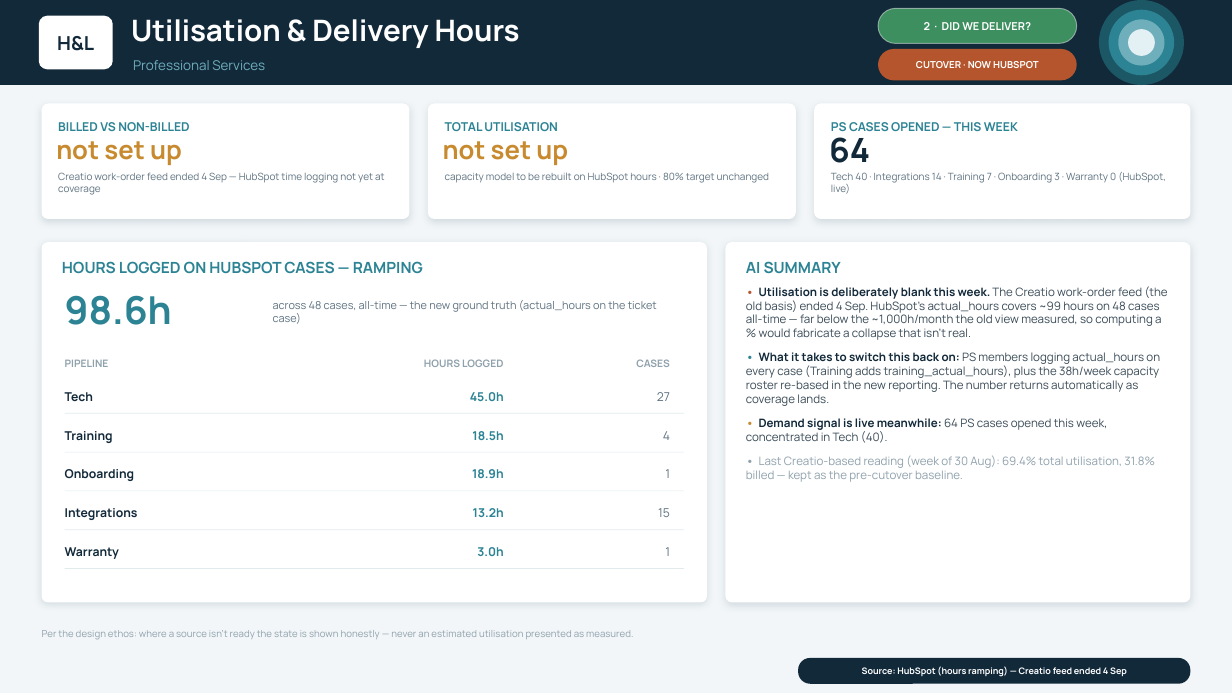
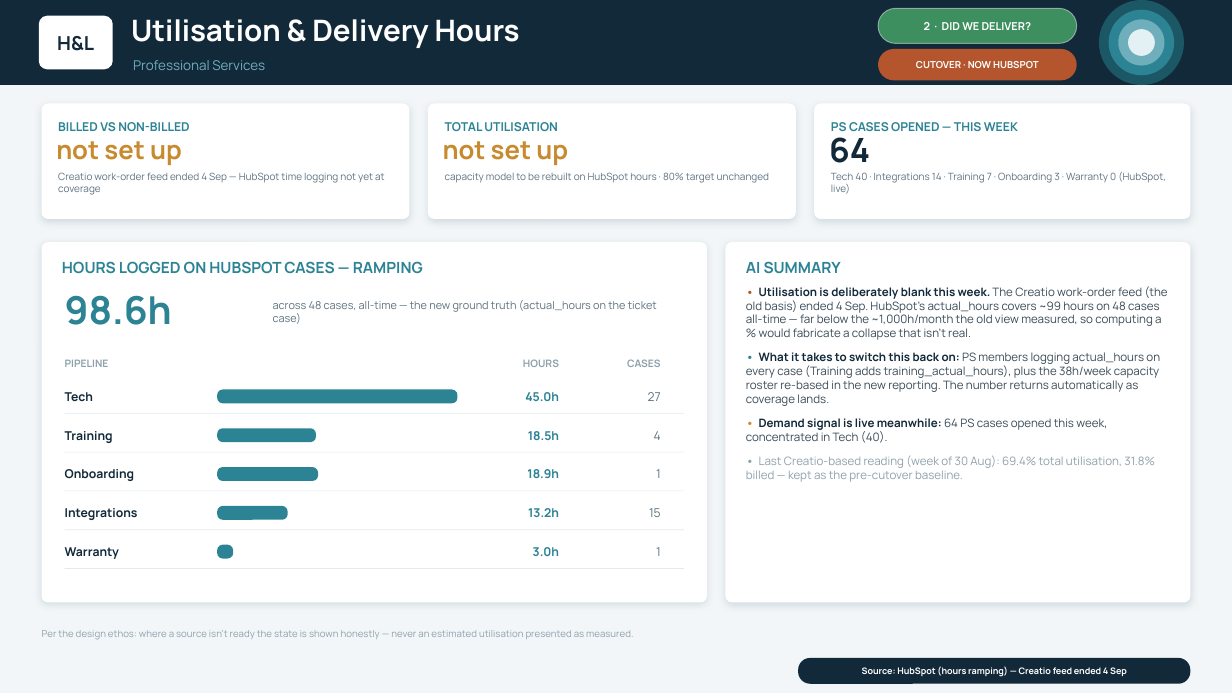
Before and after one commit to ihorner-hl/leadership-reporting, a slide deck: slide 9 of exec-deck/output/H&L Weekly Update - WC 14 Sep 2026.pptx. Drawn at 1232x693 pixels with LibreOffice and Linux fonts; fonts in the diff are those of the drawing. Boxes give left, top, right and bottom in pixels: in the first picture for what was removed or moved away, otherwise in the second. Text is boxed around its words. In the diff, an @@ line names an element or a change of style, - is before the commit and + after.

```diff
--- a/exec-deck/output/H&L Weekly Update - WC 14 Sep 2026.pptx
+++ b/exec-deck/output/H&L Weekly Update - WC 14 Sep 2026.pptx
@@ text at (523, 359, 559, 367): text changed @@
-HOURS LOGGED
+HOURS
@@ text "CASES": place and size @@
-text "CASES" at (636, 359, 670, 367)
+text "CASES" at (627, 359, 661, 367)
@@ rounded rectangle added at (217, 389, 457, 403), fill #2C8394 @@
@@ text "45.0h": place and size @@
-text "45.0h" at (470, 392, 504, 401)
+text "45.0h" at (525, 392, 559, 401)
@@ text "27": place and size @@
-text "27" at (657, 392, 670, 401)
+text "27" at (648, 392, 661, 401)
@@ text "18.5h": place and size @@
-text "18.5h" at (472, 431, 503, 440)
+text "18.5h" at (528, 431, 559, 440)
@@ text "4": place and size @@
-text "4" at (663, 431, 670, 440)
+text "4" at (654, 431, 661, 440)
@@ rounded rectangle added at (217, 428, 316, 442), fill #2C8394 @@
@@ rounded rectangle added at (217, 467, 318, 481), fill #2C8394 @@
@@ text "18.9h": place and size @@
-text "18.9h" at (472, 469, 504, 478)
+text "18.9h" at (527, 469, 559, 478)
@@ text "1": place and size @@
-text "1" at (665, 469, 670, 478)
+text "1" at (656, 469, 661, 478)
@@ rounded rectangle added at (217, 506, 287, 519), fill #2C8394 @@
@@ text "13.2h": place and size @@
-text "13.2h" at (473, 508, 504, 517)
+text "13.2h" at (528, 508, 559, 517)
@@ text "15": place and size @@
-text "15" at (658, 508, 670, 517)
+text "15" at (649, 508, 661, 517)
@@ text "3.0h": place and size @@
-text "3.0h" at (477, 547, 503, 556)
+text "3.0h" at (533, 547, 559, 556)
@@ text "1": place and size @@
-text "1" at (665, 547, 670, 556)
+text "1" at (656, 547, 661, 556)
@@ rounded rectangle added at (217, 544, 233, 558), fill #2C8394 @@
```
Also in this commit, not shown: 4 other slides changed, 2 other files.
